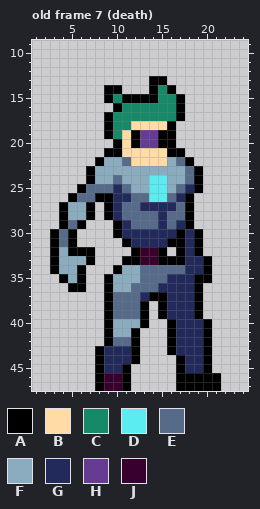
Pixel-art file, stored at examples/demo/catalog/sprites/003_player.aseprite. The first picture shows the starting point.
48x48 pixels, 29 frames. Shown: old frame 7 (death): x 1..24, y 9..47. The commit also changed other frames, which this record leaves out.
Palette (. is transparent): A #000000  B #ffdba5  C #158968  D #5becf1  E #566a89  F #8babbf  G #222a5c  H #663b93  J #38002c
Pixels before, old frame 7 (death), first column x 3:
13 ...........AA......
14 ......AA...ACA.....
15 ......ACAAAACCA....
16 .......ACCCCCCA....
17 ......ACCCCCCCA....
18 ......ACCBBBBA.....
19 ......ACBAHHAA.....
20 .......ABAHHAA.....
21 ......AABBBBBAA....
22 .....AFFEBBBBFEA...
23 ....AFFFFFFFFFFEA..
24 ....AFFEFFFDDFFEA..
25 ...AEEEGEFFDDFEGA..
26 ..AEEAAGGEEDDEGA...
27 .AFFA.AGEEGGGGEA...
28 .AFFA.AGEEEEGEEA...
29 .AEA...AGEEEGEGA...
30 AEA....AGGGGGGAGA..
31 AEA.....AGGGGAAGA..
32 AFAAA....AJJA.AGA..
33 AFFFA...AAJJAAAGGA.
34 AFFA...AFFEEEEEGGA.
35 .AFA..AFFFEEEGGGAA.
36 ..AA..AFFEEEGGGGA..
37 ......AEEEGAAGGGA..
38 ......AEEEA.AGGGA..
39 ......AEEEA.AGGGA..
40 ......AFFFA..AGGGA.
41 ......AFFA...AGGGA.
42 ......AEEA...AGGGA.
43 .....AGGGA...AGGGA.
44 .....AGGGA....AGGA.
45 .....AGGA.....AGGA.
46 .....AJJA.....AAAAA
47 .....AJJA.....AAAAA
Once edited:
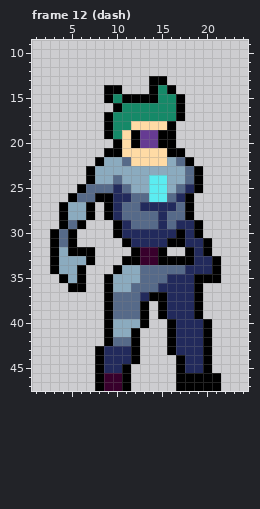
A new or re-ordered frame is compared with the old frame closest to it.
Changes in this commit:
frames 29 -> 41
Frame 12 (dash) is new; against old frame 7 (death):
There is now colour A in row 29 at x 19; in rows 31 to 32 at x 20; in rows 33 to 35 at x 21.
The edit turns colour G into colour A in rows 32 to 33 at x 18.
The edit turns colour A into colour G in row 29 at x 18; in rows 31 to 32 at x 19; in rows 33 to 34 at x 20.
Colour A is removed in row 32 at x 17.
Boxes around the changes in both pictures, in picture pixels (x1, y1, x2, y2):
changed: (176, 220, 221, 283)
